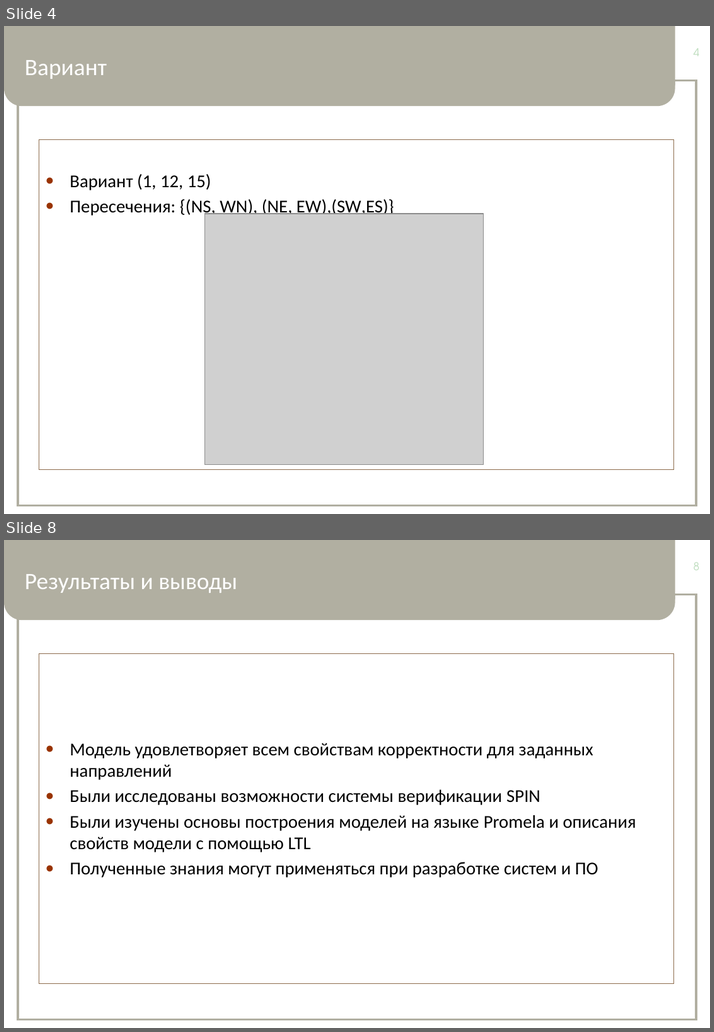
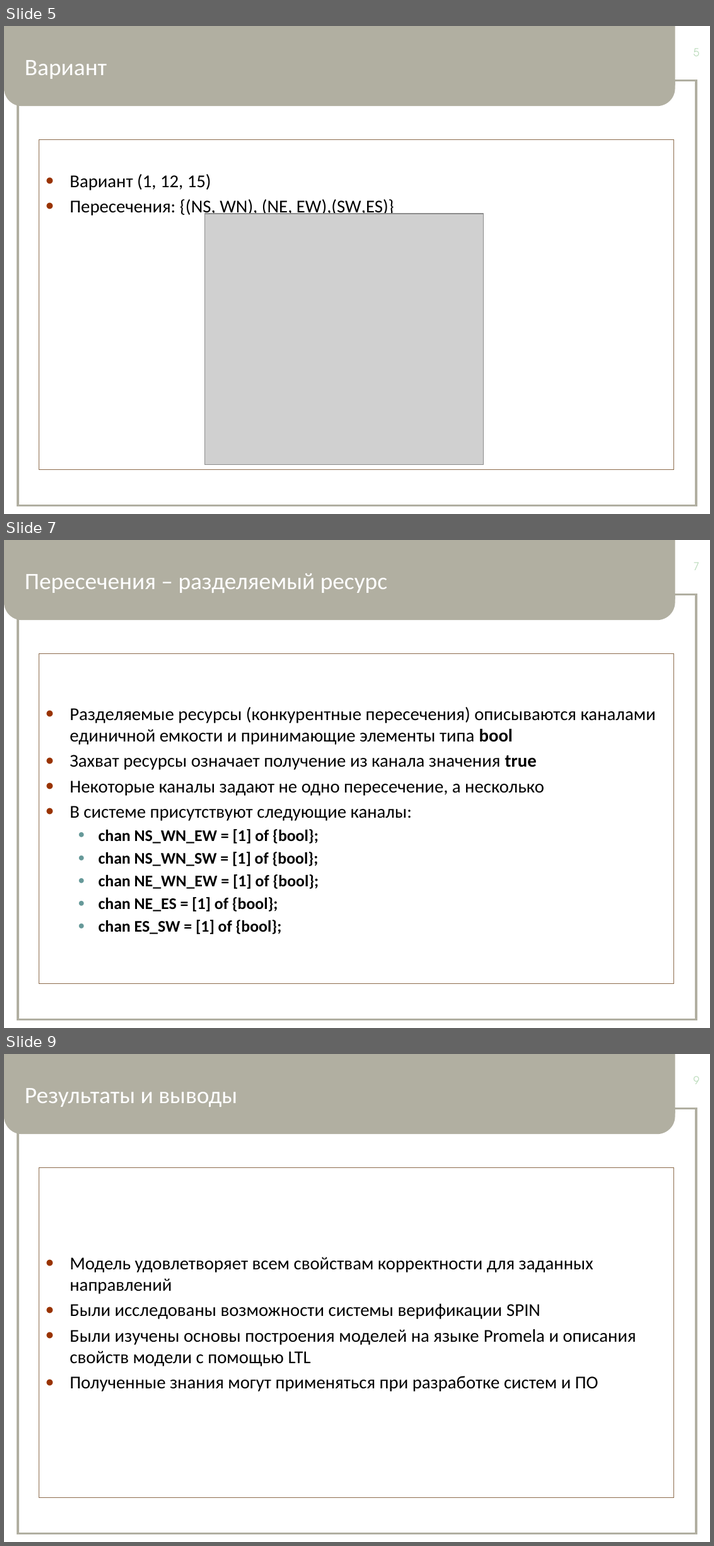
Before and after one commit to tar/verification, a slide deck: 63504-12_Lukashin_A_presentation.pptx. Shown one above the other, each under a label of ours: slides 4 and 8 before the commit, slides 5, 7 and 9 after it; the slides between them are not shown. The pictures are 714x1032 and 714x1546 pixels, drawn with LibreOffice and Linux fonts; fonts in the diff are those of the drawing; grey boxes stand for pictures. Boxes give left, top, right and bottom in pixels: in the first picture for what was removed or moved away, otherwise in the second. Text is boxed around its words. In the diff, an @@ line names an element or a change of style, - is before the commit and + after.

```diff
--- a/63504-12_Lukashin_A_presentation.pptx
+++ b/63504-12_Lukashin_A_presentation.pptx
@@ slide 7 added at [4, 540, 710, 1028], background #FFFFFF; not listed: 3 template elements that a slide beside it also shows @@
@@ title added at [25, 573, 387, 593], 26 pt, text #FFFFFF @@
+Пересечения – разделяемый ресурс
@@ page number added at [693, 562, 700, 570], 12 pt, text #BCDCBC @@
+7
@@ text added at [39, 654, 673, 984], outline #8D6C4D 0.75 pt, 20 pt, text #000000 @@
+● Разделяемые ресурсы (конкурентные пересечения) описываются каналами единичной емкости и принимающие элементы типа bool
+● Захват ресурсы означает получение из канала значения true
+● Некоторые каналы задают не одно пересечение, а несколько
+● В системе присутствуют следующие каналы:
+  ● chan NS_WN_EW = [1] of {bool};
+  ● chan NS_WN_SW = [1] of {bool};
+  ● chan NE_WN_EW = [1] of {bool};
+  ● chan NE_ES = [1] of {bool};
+  ● chan ES_SW = [1] of {bool};
@@ what was slide 4 is now slide 5 @@
@@ page number at [693, 48, 700, 56]: text changed @@
-4
+5
@@ what was slide 8 is now slide 9 @@
@@ page number at [693, 1076, 700, 1084]: text changed @@
-8
+9
```
Also in this commit, not shown: 3 slides changed, 1 other slide added, 2 slides removed, 3 other files.
